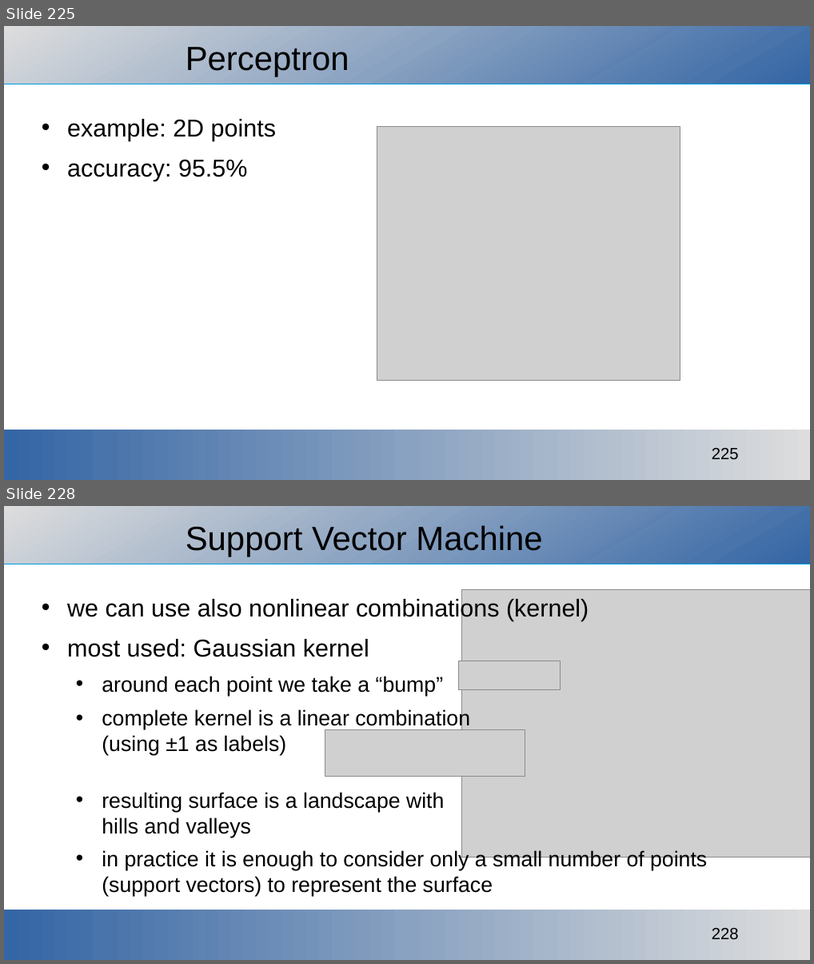
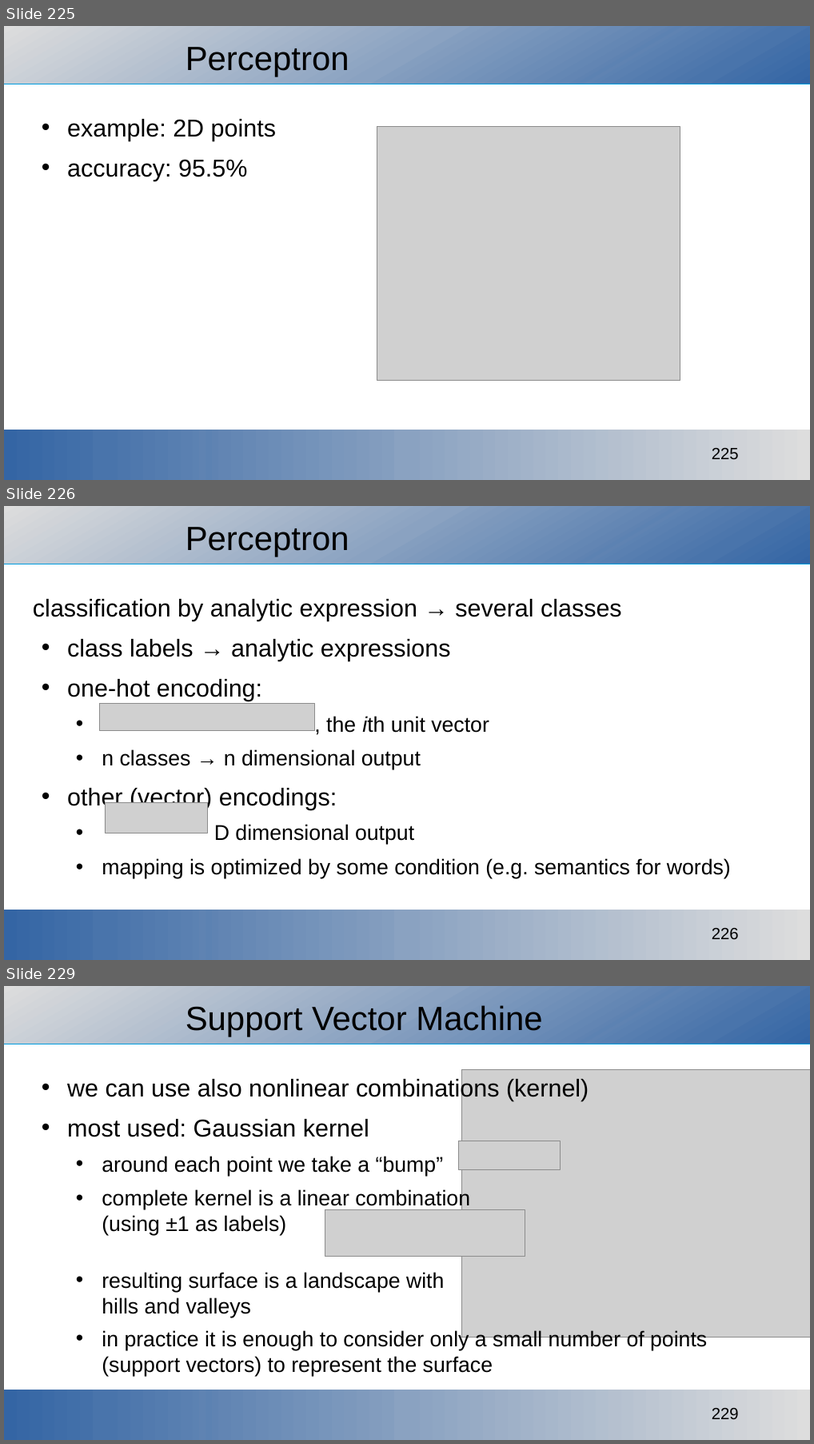
Before and after one commit to ajakovac/ML-in-Practice-I, a slide deck: ML in practice.odp. Shown one above the other, each under a label of ours: slides 225 and 228 before the commit, slides 225, 226 and 229 after it; the slides between them are not shown. The pictures are 814x964 and 814x1444 pixels, drawn with LibreOffice and Linux fonts; fonts in the diff are those of the drawing; grey boxes stand for pictures; background and template pictures are left out. Boxes give left, top, right and bottom in pixels: in the first picture for what was removed or moved away, otherwise in the second. Text is boxed around its words. In the diff, an @@ line names an element or a change of style, - is before the commit and + after.

```diff
--- a/ML in practice.odp
+++ b/ML in practice.odp
@@ slide 226 added at <box>4,506,810,960</box>, background #FFFFFF; not listed: 3 template elements that a slide beside it also shows @@
@@ title added at <box>186,527,350,556</box>, 33 pt, text #000000 @@
+Perceptron
@@ text added at <box>33,599,731,878</box>, 24 pt, text #000000 @@
+classification by analytic expression → several classes
+• class labels → analytic expressions
+• one-hot encoding:
+  • , the ith unit vector
+  • n classes → n dimensional output
+• other (vector) encodings:
+  • D dimensional output
+  • mapping is optimized by some condition (e.g. semantics for words)
@@ picture added at <box>100,704,315,731</box> @@
@@ picture added at <box>105,803,208,833</box> @@
@@ what was slide 228 is now slide 229 @@
@@ page number at <box>712,1408,739,1419</box>: text changed @@
-228
+229
```
Also in this commit, not shown: 7 slides changed, 14 other slides added, 16 other files.
